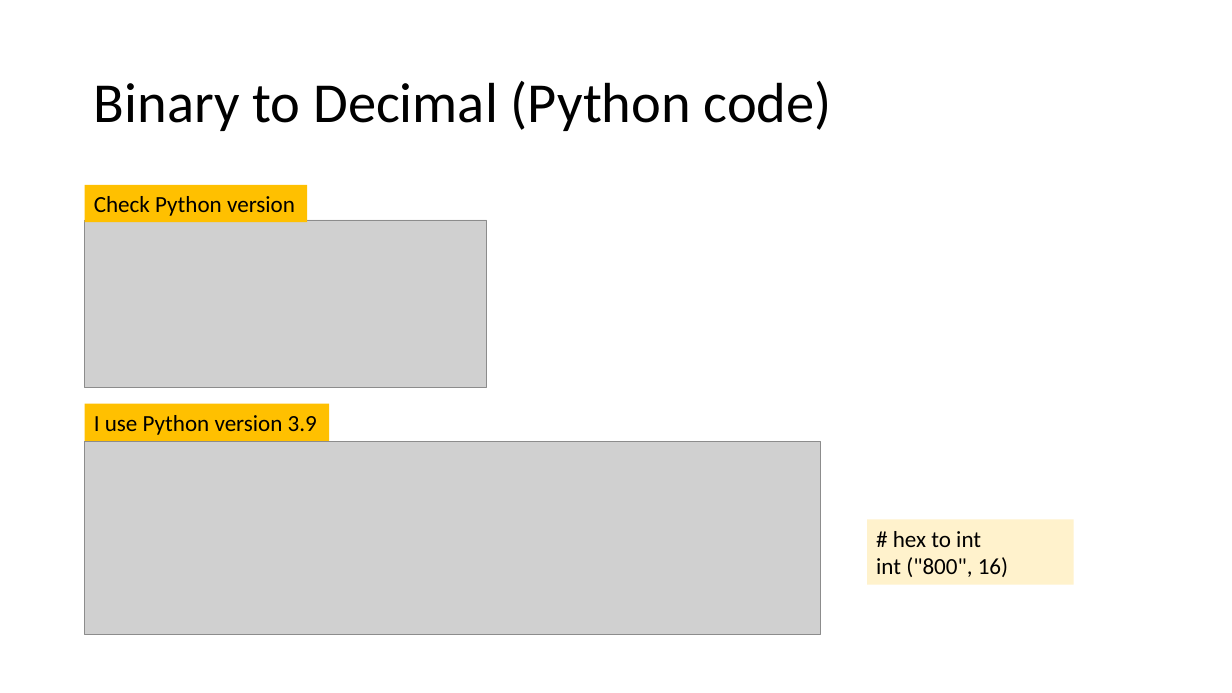
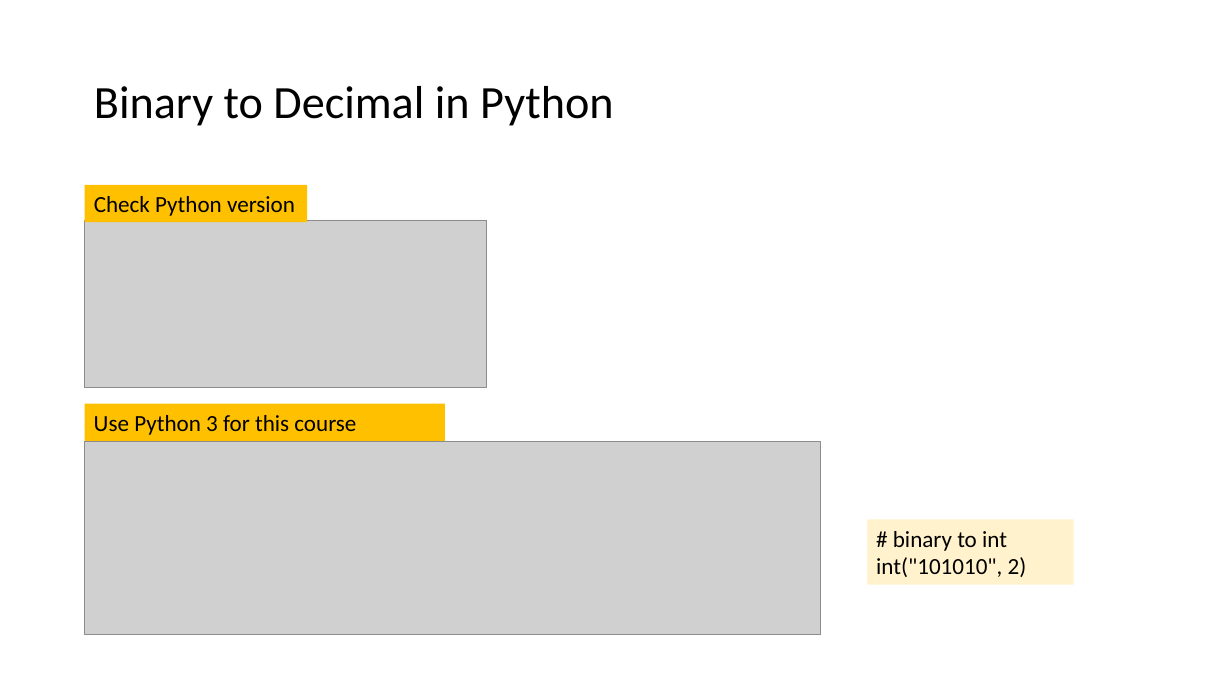
Before and after one commit to frankwxu/Digital-Forensics-Basic-Book, a slide deck: slide 10 of PPTs/Ch2_Number_Systems_for_Digital_Forensics.pptx. Drawn at 1232x693 pixels with LibreOffice and Linux fonts; fonts in the diff are those of the drawing; grey boxes stand for pictures; background and template pictures are left out. Boxes give left, top, right and bottom in pixels: in the first picture for what was removed or moved away, otherwise in the second. Text is boxed around its words. In the diff, an @@ line names an element or a change of style, - is before the commit and + after.

```diff
--- a/PPTs/Ch2_Number_Systems_for_Digital_Forensics.pptx
+++ b/PPTs/Ch2_Number_Systems_for_Digital_Forensics.pptx
@@ title at <box>94,86,613,126</box>: text changed; size 44 to 36 pt @@
-Binary to Decimal (Python code)
+Binary to Decimal in Python
@@ rectangle "Use Python 3 for this ...": place and size @@
-rectangle "Use Python 3 for this ..." at <box>85,404,330,441</box>
+rectangle "Use Python 3 for this ..." at <box>85,404,445,441</box>
@@ text in rectangle at <box>94,415,356,435</box>: text changed @@
-I use Python version 3.9
+Use Python 3 for this course
@@ text in rectangle at <box>876,531,1027,577</box>: text changed @@
-# hex to int
-int ("800", 16)
+# binary to int
+int("101010", 2)
```
Also in this commit, not shown: 35 other slides changed, 5 slides added, 4 slides removed.
